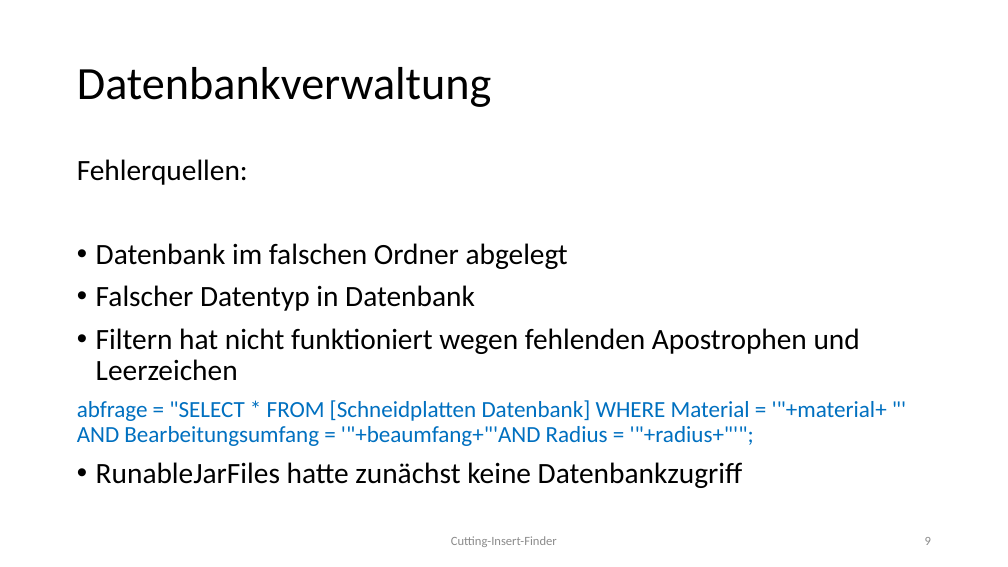
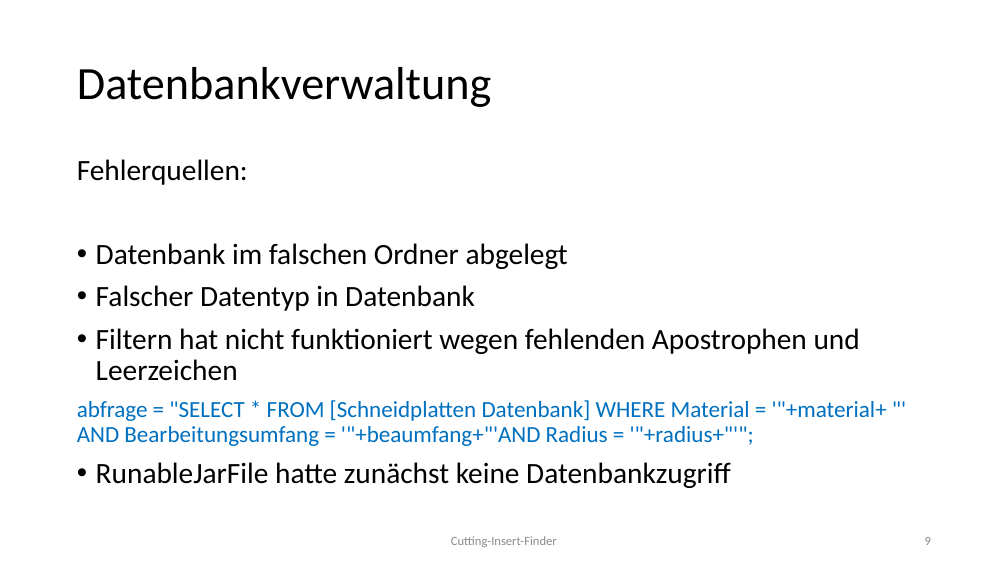
Before and after one commit to vinzenzdreher/DV-Projekt, a slide deck: slide 9 of 4_Praesentation/CuttingInsert Finder.pptx. Drawn at 1008x567 pixels with LibreOffice and Linux fonts; fonts in the diff are those of the drawing; background and template pictures are left out. Boxes give left, top, right and bottom in pixels: in the first picture for what was removed or moved away, otherwise in the second. Text is boxed around its words. In the diff, an @@ line names an element or a change of style, - is before the commit and + after.

```diff
--- a/4_Praesentation/CuttingInsert Finder.pptx
+++ b/4_Praesentation/CuttingInsert Finder.pptx
@@ text at (x1=96, y1=462, x2=730, y2=488): text changed @@
-• RunableJarFiles hatte zunächst keine Datenbankzugriff
+• RunableJarFile hatte zunächst keine Datenbankzugriff
```
Also in this commit, not shown: 1 other slide changed.
